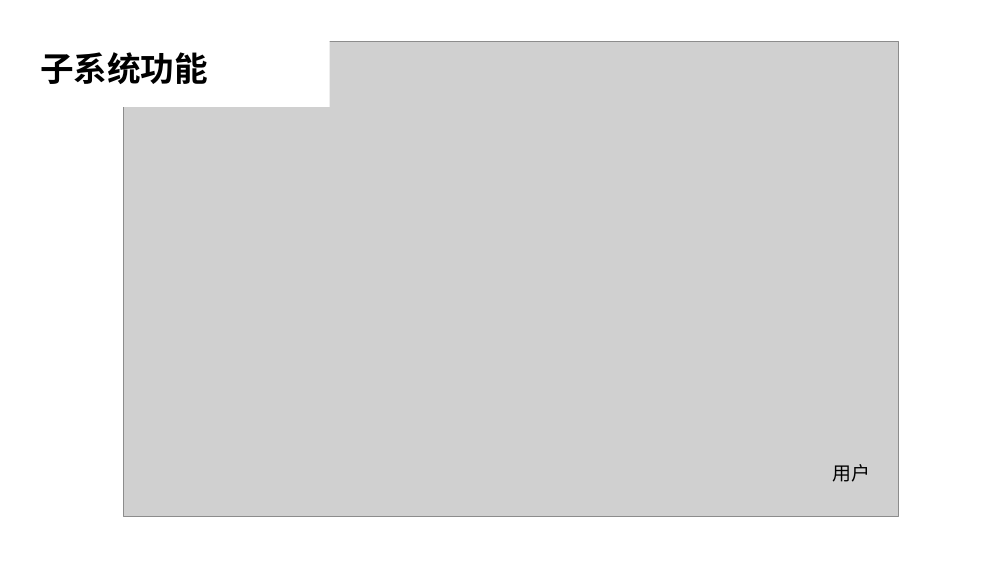
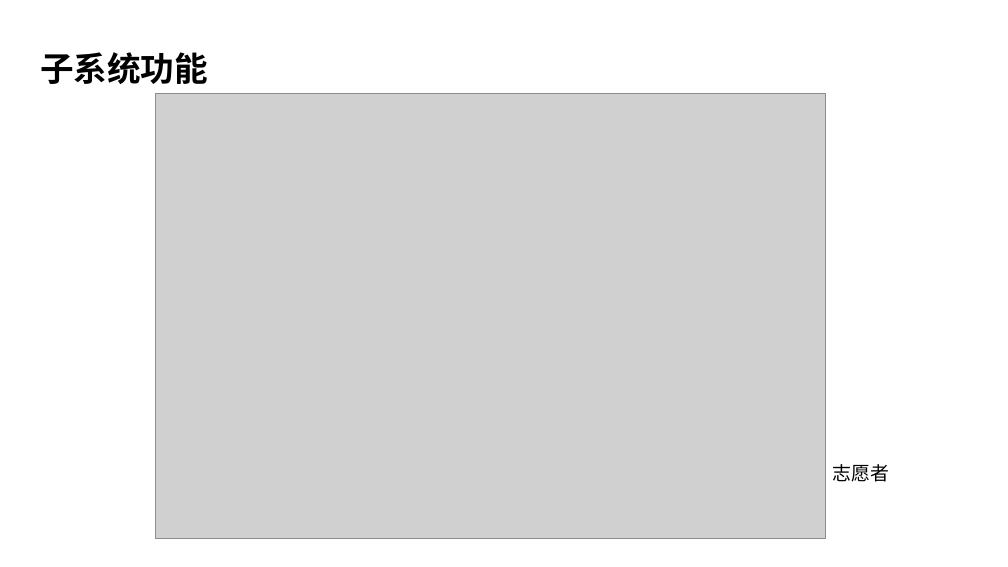
Before and after one commit to scxdhr020629/SE2022-G09, a slide deck: slide 6 of item/需求分析/SE2022_G09_需求分析.pptx (slide 8 before the commit). Drawn at 1008x567 pixels with LibreOffice and Linux fonts; fonts in the diff are those of the drawing; grey boxes stand for pictures; background and template pictures are left out. Boxes give left, top, right and bottom in pixels: in the first picture for what was removed or moved away, otherwise in the second. Text is boxed around its words. In the diff, an @@ line names an element or a change of style, - is before the commit and + after.

```diff
--- a/item/需求分析/SE2022_G09_需求分析.pptx
+++ b/item/需求分析/SE2022_G09_需求分析.pptx
@@ text "子系统功能" rewrapped from [33, 29, 330, 107] to [40, 52, 208, 84] @@
@@ picture: place and size @@
-picture at [123, 42, 898, 516]
+picture at [155, 94, 825, 538]
@@ text at [833, 464, 890, 482]: text changed @@
-用户
+志愿者
```
Also in this commit, not shown: 9 other slides changed, 2 slides removed, 7 other files.
